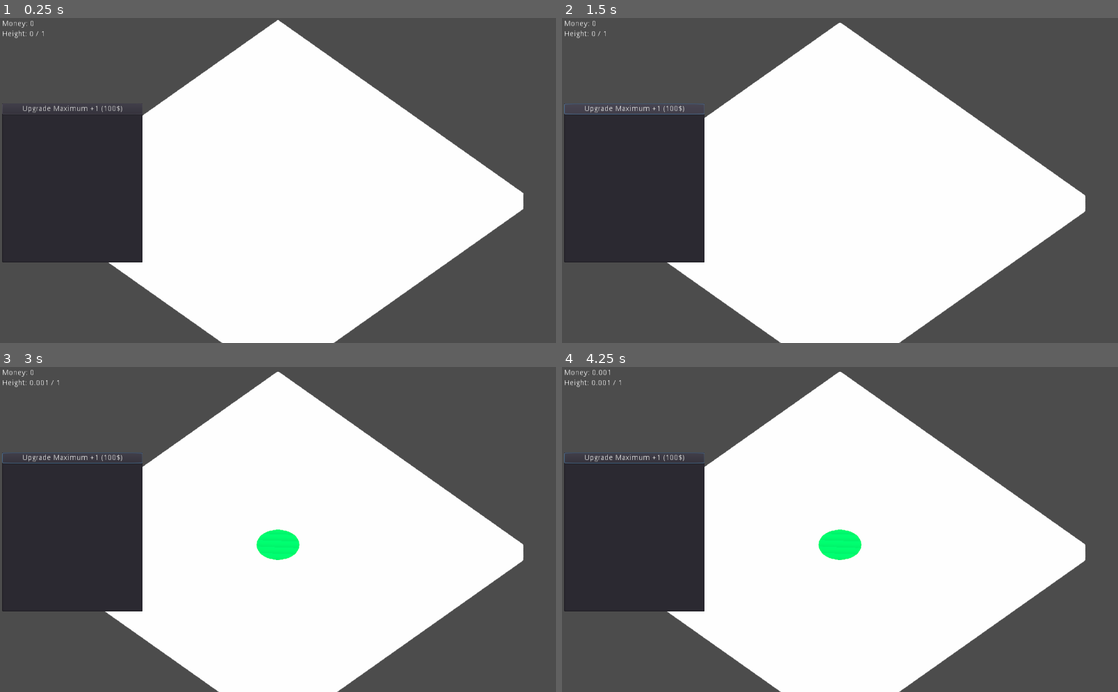
Above: before the commit, frames 1-4 (two rows, left to right).
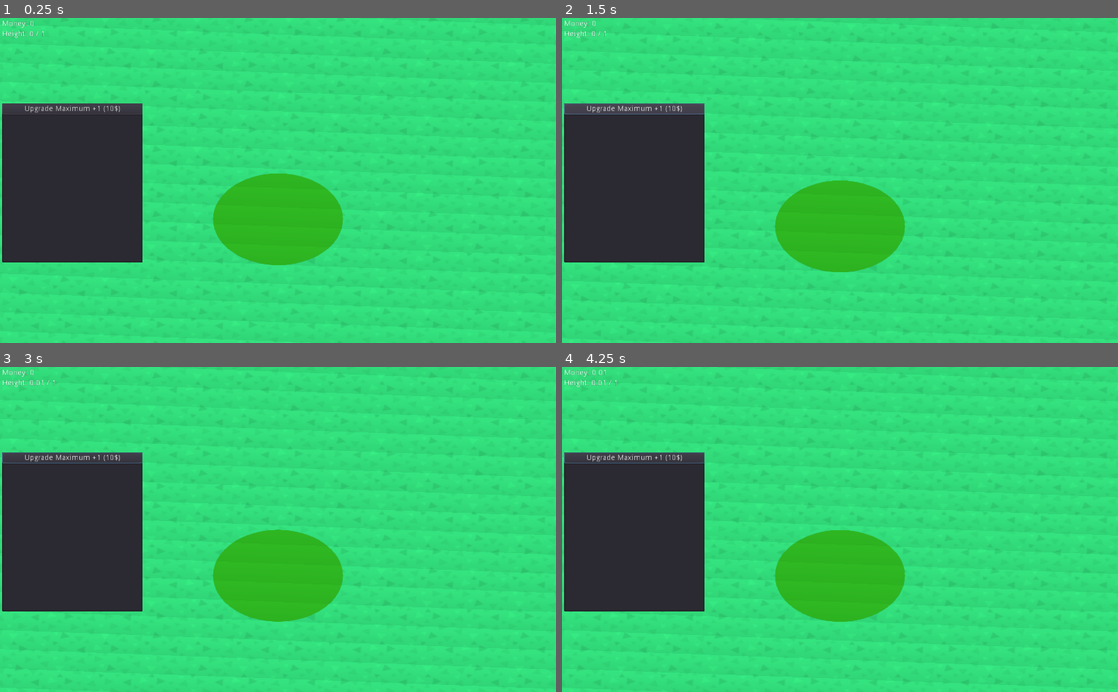
Above: after the commit, the same moments.

Repository: georgebutler/beanstalk
Game: Godot game, scene res://Scenes/World.tscn
Same seed, same stepped clock (60 frames per second), same inputs: the game is played once before the commit and once after it.
Inputs (mouse positions are in pixels of both pictures, inside the frame that each line leads up to):
- Up to frame 1 (0.25 s): no input
- Up to frame 2 (1.5 s): click "Upgrade Maximum +1 (100$)" (after the commit: "Upgrade Maximum +1 (10$)") at 0.5 s; click "Upgrade Maximum +1 (100$)" (after the commit: "Upgrade Maximum +1 (10$)") at 1.25 s
- Up to frame 3 (3 s): click "Upgrade Maximum +1 (100$)" (after the commit: "Upgrade Maximum +1 (10$)") at 2 s; tap Enter at 2.75 s; move the mouse to (400, 513) at 2.77 s; click (400, 513) at 2.85 s
- Up to frame 4 (4.25 s): right-click (962, 513) at 3.05 s; tap Space at 3.5 s; move the mouse to (728, 545) at 3.52 s; right-click (728, 545) at 3.6 s; click (728, 545) at 3.8 s

The runs differ from the first frame. In frame 1, 88% of the frame differs, in the area x 0-100%, y 0-100%; in frame 2, 88%; in frame 3, 88%; in frame 4, 88%.
Error before the commit: Invalid get index 'Profile' (on base: 'Node (Game.gd)'). (res://Scripts/ShopController.gd:4)

Commit message:
One beanstalk instance

Diff:
--- /dev/null
+++ b/Materials/Beanstalks/Green.tres
@@ -0,0 +1,4 @@
+[gd_resource type="SpatialMaterial" format=2]
+
+[resource]
+albedo_color = Color( 0.129412, 0.6, 0.0784314, 1 )
--- a/Resources/Beanstalks/Starter.tres
+++ /dev/null
@@ -1,9 +0,0 @@
-[gd_resource type="Resource" load_steps=3 format=2]
-
-[ext_resource path="res://Scripts/Beanstalk.gd" type="Script" id=1]
-[ext_resource path="res://Scenes/Beanstalks/Starter.tscn" type="PackedScene" id=2]
-
-[resource]
-script = ExtResource( 1 )
-display_name = "Beanstalk"
-packed_scene = ExtResource( 2 )
--- /dev/null
+++ b/Resources/Beanstalks/Withered.tres
@@ -0,0 +1,9 @@
+[gd_resource type="Resource" load_steps=3 format=2]
+
+[ext_resource path="res://Scripts/Beanstalk.gd" type="Script" id=2]
+[ext_resource path="res://Materials/Beanstalks/Green.tres" type="Material" id=3]
+
+[resource]
+script = ExtResource( 2 )
+display_name = "Beanstalk"
+spatial_material = ExtResource( 3 )
--- a/Scenes/Game.tscn
+++ b/Scenes/Game.tscn
@@ -1,6 +1,7 @@
-[gd_scene load_steps=5 format=2]
+[gd_scene load_steps=6 format=2]
 
 [ext_resource path="res://Scripts/Game.gd" type="Script" id=1]
+[ext_resource path="res://Scripts/InputController.gd" type="Script" id=2]
 [ext_resource path="res://Scripts/CameraController.gd" type="Script" id=3]
 [ext_resource path="res://Scripts/UIController.gd" type="Script" id=4]
 [ext_resource path="res://Scripts/ShopController.gd" type="Script" id=5]
@@ -8,8 +9,8 @@
 [node name="Game" type="Node"]
 script = ExtResource( 1 )
 
-[node name="ShopController" type="Node" parent="."]
-script = ExtResource( 5 )
+[node name="InputController" type="Node" parent="."]
+script = ExtResource( 2 )
 
 [node name="CameraController" type="Node" parent="."]
 script = ExtResource( 3 )
@@ -22,7 +23,7 @@
 projection = 1
 current = true
 fov = 45.0
-size = 15.0
+size = 5.0
 near = 0.01
 far = 1500.0
 
@@ -68,10 +69,9 @@
 anchor_right = 1.0
 margin_bottom = 20.0
 size_flags_horizontal = 3
-text = "Upgrade Maximum +1 (100$)"
+text = "Upgrade Maximum +1 (10$)"
 
-[node name="SegmentContainer" type="Spatial" parent="."]
-
-[node name="Tween" type="Tween" parent="."]
+[node name="ShopController" type="Node" parent="."]
+script = ExtResource( 5 )
 
 [connection signal="pressed" from="UIController/GameUI/ItemList/Button" to="ShopController" method="_on_Button_pressed"]
--- a/Scenes/World.tscn
+++ b/Scenes/World.tscn
@@ -1,4 +1,6 @@
-[gd_scene load_steps=3 format=2]
+[gd_scene load_steps=4 format=2]
+
+[ext_resource path="res://Materials/Grass.tres" type="Material" id=1]
 
 [sub_resource type="Environment" id=2]
 ambient_light_color = Color( 0.898039, 0.898039, 0.898039, 1 )
@@ -23,4 +25,4 @@
 transform = Transform( 1, 0, 0, 0, 1, 0, 0, 0, 1, 0, -0.5, 0 )
 mesh = SubResource( 1 )
 skeleton = NodePath("../..")
-material/0 = null
+material/0 = ExtResource( 1 )
--- a/Scripts/Beanstalk.gd
+++ b/Scripts/Beanstalk.gd
@@ -2,4 +2,4 @@
 class_name Beanstalk
 
 export var display_name : String = "Beanstalk"
-export var packed_scene : PackedScene = null
+export var spatial_material : SpatialMaterial = null
--- a/Scripts/Game.gd
+++ b/Scripts/Game.gd
@@ -1,27 +1,47 @@
 extends Node
 
-signal grew
-signal grew_max
+#signal grew
+#signal grew_max
 
-onready var SegmentContainer : Spatial = get_node("SegmentContainer")
 onready var CameraController : Node = get_node("CameraController")
 onready var ShopController : Node = get_node("ShopController")
 onready var UIController : Node = get_node("UIController")
-onready var BeanstalkTween : Tween = get_node("Tween")
 
-var profile = Profile.new()
+var profile : Profile = Profile.new()
 var profile_path = "user://profile.save"
 
-func _unhandled_input(_event) -> void:
-	if Input.is_action_just_pressed("click"):
-		grow(1)
-	elif Input.is_action_just_pressed("sell"):
-		sell()
+var beanstalk_mesh = null
 
-	if Input.is_action_just_pressed("save"):
-		save_game()
-	elif Input.is_action_just_pressed("load"):
-		load_game()
+func _ready():
+	# TODO: Load profile
+	# TODO: Make sure profile is valid
+	profile.apply_settings()
+	create_beanstalk_mesh()
+
+func create_beanstalk_mesh() -> void:
+	if not beanstalk_mesh == null:
+		beanstalk_mesh.queue_free()
+	beanstalk_mesh = MeshInstance.new()
+	beanstalk_mesh.mesh = CylinderMesh.new()
+	beanstalk_mesh.mesh.height = max(profile.statistics.height, 0.001) * 2
+	beanstalk_mesh.mesh.surface_set_material(0, load(profile.statistics.beanstalk).spatial_material)
+	get_tree().get_root().call_deferred("add_child", beanstalk_mesh)
+
+func grow(amount : int) -> void:
+	if profile.statistics.height < profile.statistics.height_max:
+		for i in abs(amount):
+			#emit_signal("grew")
+			if profile.statistics.height + 0.001 > profile.statistics.height_max + 0.001:
+				#emit_signal("grew_max")
+				break
+			else:
+				profile.statistics.height += 0.001
+				#beanstalk_mesh.mesh.height = max(profile.statistics.height, 0.001) * 2
+
+func sell() -> void:
+	profile.statistics.money += profile.statistics.height
+	profile.statistics.height = 0.0
+	create_beanstalk_mesh()
 
 func save_game() -> void:
 	var file = File.new()
@@ -35,25 +55,4 @@
 		file.open(profile_path, File.READ)
 		profile = dict2inst(file.get_var())
 		file.close()
-
-func grow(amount : int) -> void:
-	if profile.statistics.height < profile.statistics.height_max:
-		for i in abs(amount):
-			emit_signal("grew")
-			if profile.statistics.height + 0.001 > profile.statistics.height_max + 0.001:
-				emit_signal("grew_max")
-				break
-			else:
-				profile.statistics.height += 0.001
-				var instance = load(profile.statistics.beanstalk).packed_scene.instance()
-				SegmentContainer.add_child(instance)
-				instance.global_transform.origin = instance.global_transform.origin + Vector3(0, profile.statistics.height, 0)
-				#BeanstalkTween.interpolate_property(instance, "translation", instance.global_transform.origin, instance.global_transform.origin + Vector3(0, profile.statistics.height, 0), 0.2, Tween.TRANS_CUBIC, Tween.EASE_OUT)
-				#BeanstalkTween.start()
-
-func sell() -> void:
-	for child in SegmentContainer.get_children():
-		child.queue_free()
-
-	profile.statistics.money += profile.statistics.height
-	profile.statistics.height = 0
+		profile.apply_settings()
--- /dev/null
+++ b/Scripts/InputController.gd
@@ -0,0 +1,12 @@
+extends Node
+
+func _unhandled_input(_event) -> void:
+	if Input.is_action_just_pressed("click"):
+		Game.grow(10)
+	elif Input.is_action_just_pressed("sell"):
+		Game.sell()
+
+	if Input.is_action_just_pressed("save"):
+		Game.save_game()
+	elif Input.is_action_just_pressed("load"):
+		Game.load_game()
--- a/Scripts/Profile.gd
+++ b/Scripts/Profile.gd
@@ -2,7 +2,7 @@
 class_name Profile
 
 export var settings : Dictionary = {
-	"fxaa": true
+	"use_fxaa": true
 }
 
 export var statistics : Dictionary = {
@@ -10,5 +10,8 @@
 	"height" : 0.0,
 	"height_max" : 1.0,
 	"growth_increment" : 0.001,
-	"beanstalk" : "res://Resources/Beanstalks/Starter.tres"
+	"beanstalk" : "res://Resources/Beanstalks/Withered.tres"
 }
+
+func apply_settings() -> void:
+	ProjectSettings.set_setting("rendering/quality/filters/use_fxaa", settings.use_fxaa)
--- a/Scripts/ShopController.gd
+++ b/Scripts/ShopController.gd
@@ -1,9 +1,9 @@
 extends Node
 
 func upgrade_maximum() -> void:
-	if Game.Profile.statistics.money - 100 >= 0:
-		Game.Profile.statistics.money -= 100
-		Game.Profile.statistics.height_max += 1
+	if Game.profile.statistics.money - 10 >= 0:
+		Game.profile.statistics.money -= 10
+		Game.profile.statistics.height_max += 1
 
 func _on_Button_pressed() -> void:
 	upgrade_maximum()
